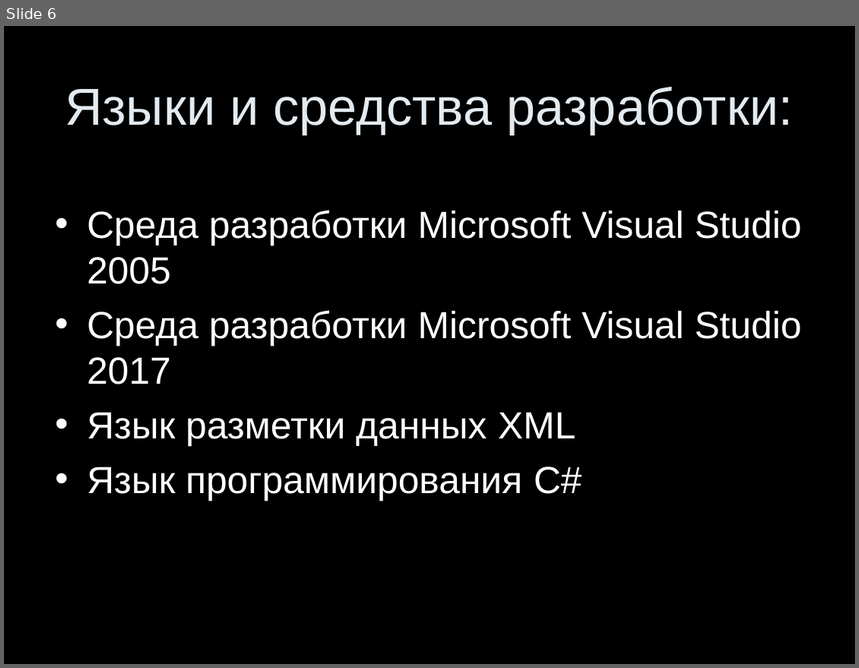
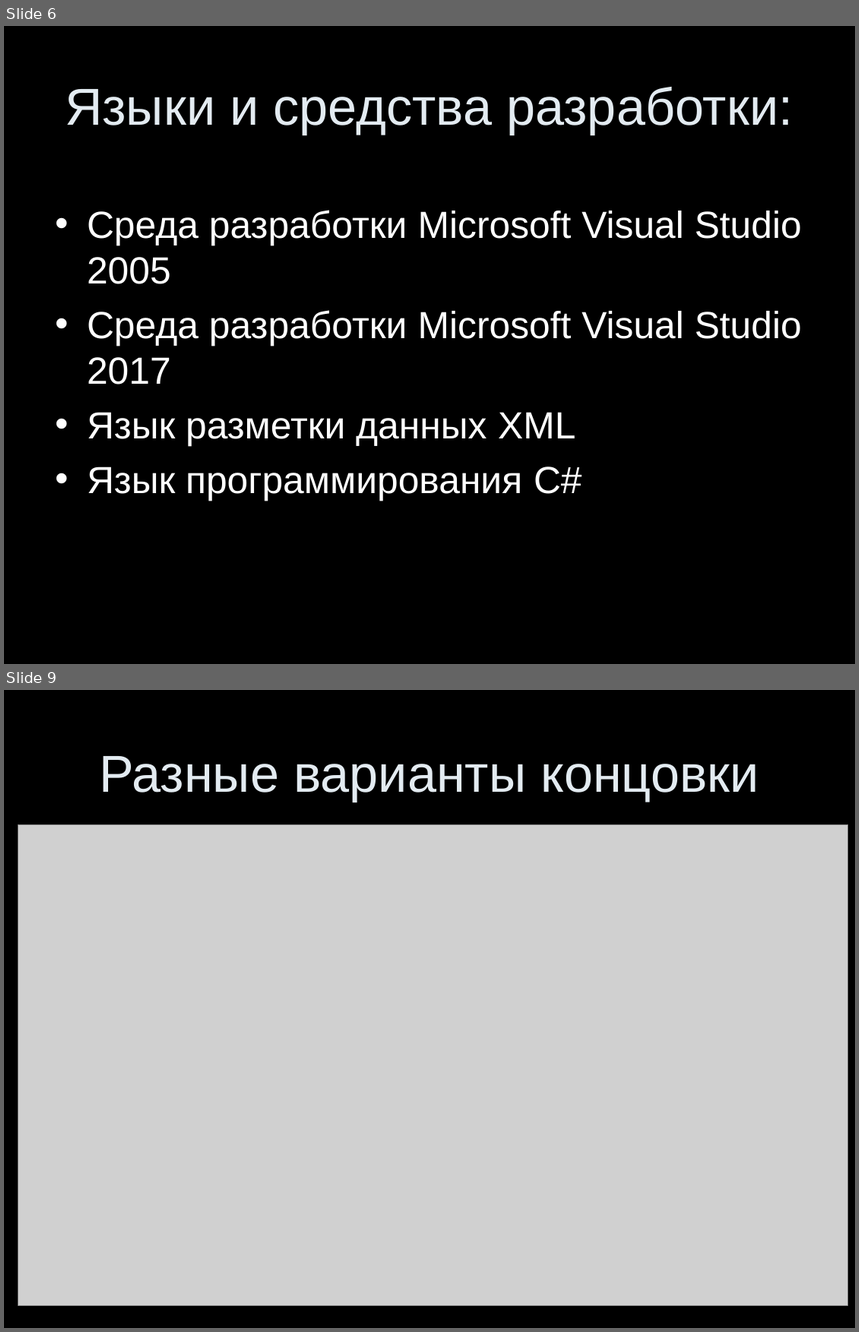
Before and after one commit to tumypv/davnegrad, a slide deck: Documents/Презентация.ppt. Shown one above the other, each under a label of ours: slide 6 before the commit, slides 6 and 9 after it; the slides between them are not shown. The pictures are 859x668 and 859x1332 pixels, drawn with LibreOffice and Linux fonts; fonts in the diff are those of the drawing; grey boxes stand for pictures. Boxes give left, top, right and bottom in pixels: in the first picture for what was removed or moved away, otherwise in the second. Text is boxed around its words. In the diff, an @@ line names an element or a change of style, - is before the commit and + after.

```diff
--- a/Documents/Презентация.ppt
+++ b/Documents/Презентация.ppt
@@ slide 9 added at [4,690,855,1328], background #000000 @@
@@ title added at [99,756,759,802], 44 pt, text #E3EBF1 @@
+Разные варианты концовки
@@ picture added at [18,825,848,1306] @@
```
Also in this commit, not shown: 6 other slides added, 1 slide removed.
